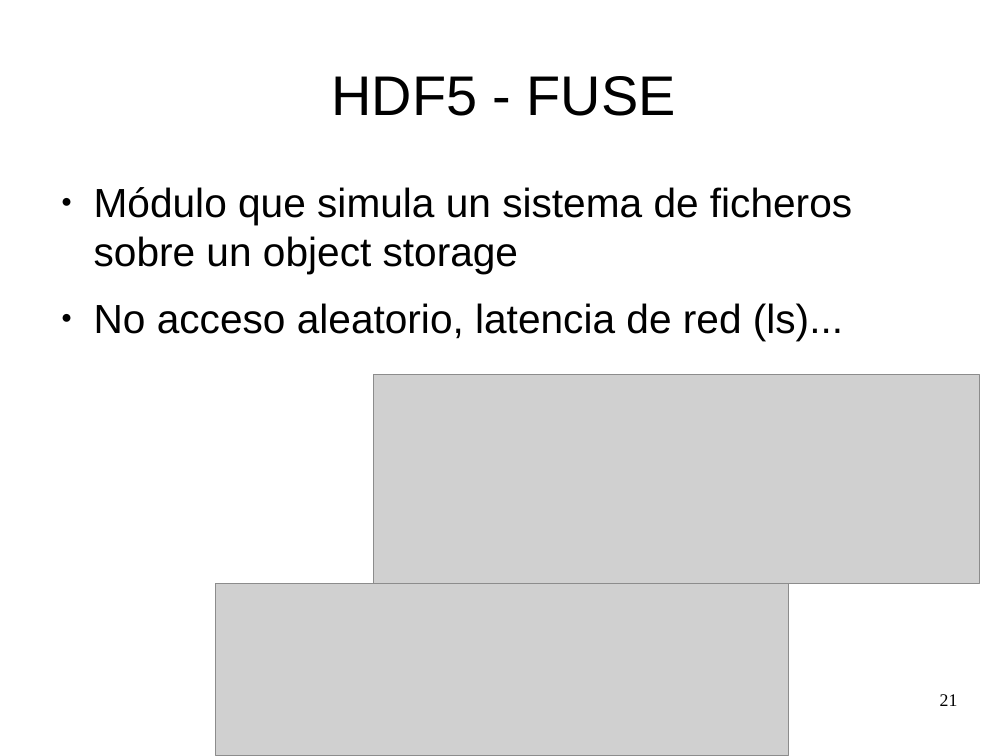
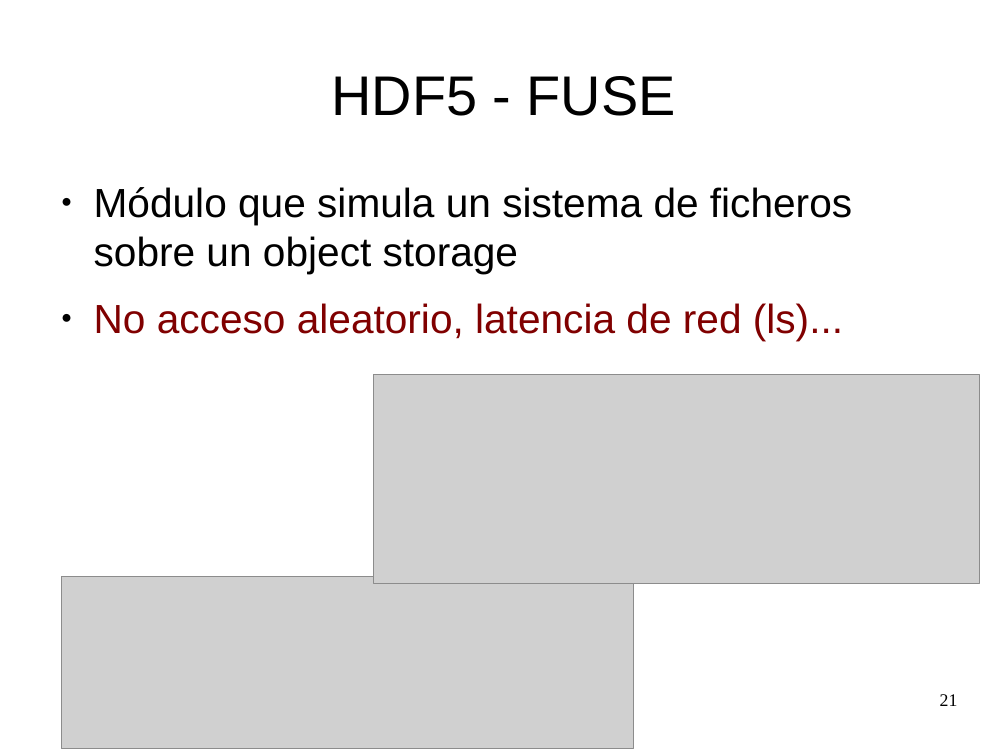
Before and after one commit to zequihg50/tfm, a slide deck: slide 21 of presentacion.odp. Drawn at 1008x756 pixels with LibreOffice and Linux fonts; fonts in the diff are those of the drawing; grey boxes stand for pictures. Boxes give left, top, right and bottom in pixels: in the first picture for what was removed or moved away, otherwise in the second. Text is boxed around its words. In the diff, an @@ line names an element or a change of style, - is before the commit and + after.

```diff
--- a/presentacion.odp
+++ b/presentacion.odp
@@ text at (94,303,843,340): text colour #000000 to #800000 in "No acceso aleatorio, latencia de red (ls)..." @@
@@ picture: place and size @@
-picture at (216,584,788,756)
+picture at (61,576,634,749)
```
Also in this commit, not shown: 16 other slides changed, 2 slides added, 2 slides removed, 1 other file.
